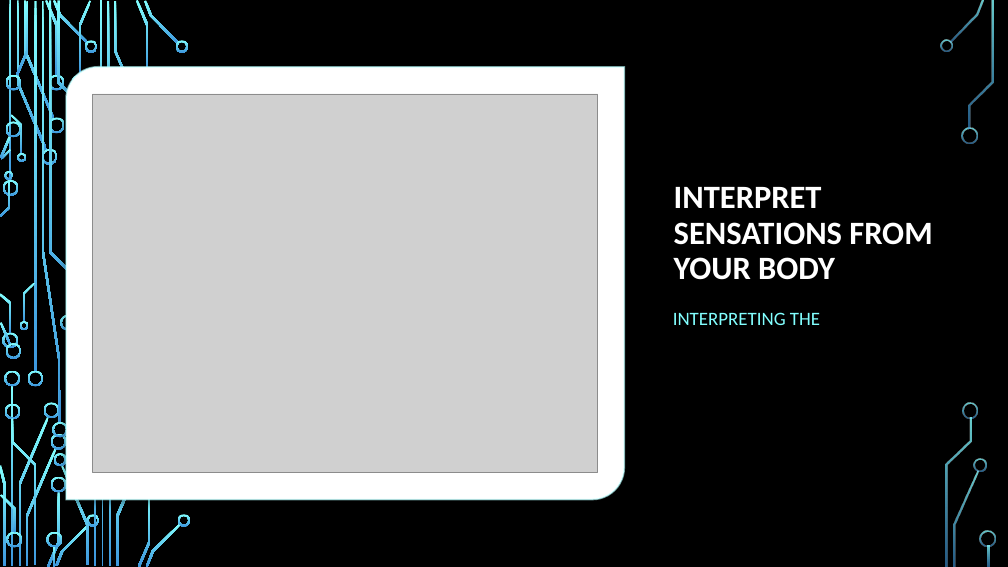
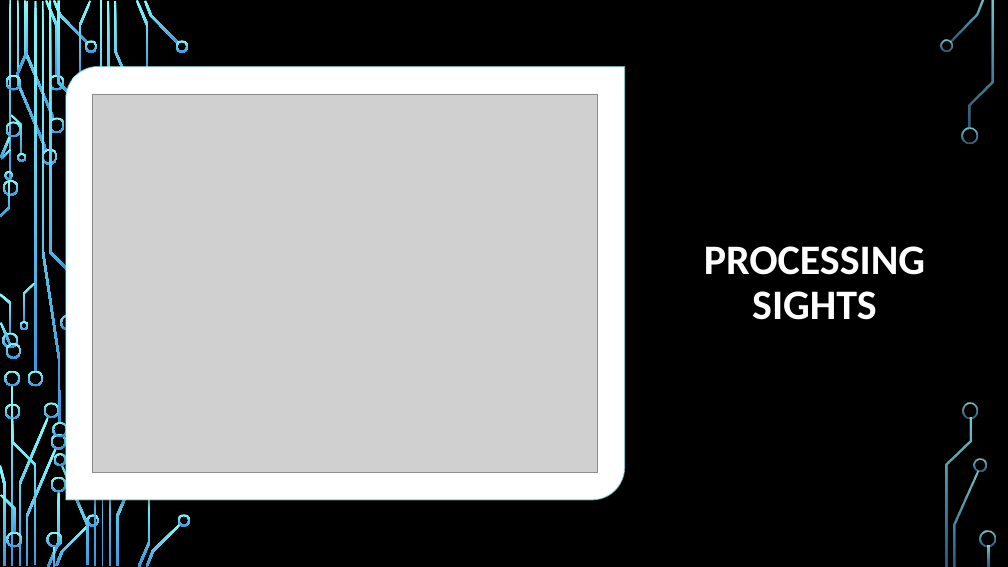
Before and after one commit to MrBardot/Trends-in-Alzheimers-Disease-Fatalities-in-the-United-States-and-Tennessee-from-1999-2018.-, a slide deck: slide 8 of Presentation/Alzheimer’s Disease Trends in the United States.pptx. Drawn at 1008x567 pixels with LibreOffice and Linux fonts; fonts in the diff are those of the drawing; grey boxes stand for pictures; background and template pictures are left out. Boxes give left, top, right and bottom in pixels: in the first picture for what was removed or moved away, otherwise in the second. Text is boxed around its words. In the diff, an @@ line names an element or a change of style, - is before the commit and + after.

```diff
--- a/Presentation/Alzheimer’s Disease Trends in the United States.pptx
+++ b/Presentation/Alzheimer’s Disease Trends in the United States.pptx
@@ title "PROCESSING SIGHTS" at <box>704,246,925,320</box>: vertical alignment bottom to middle @@
@@ title at <box>704,246,925,320</box>: text changed; size 31 to 40 pt @@
-INTERPRET SENSATIONS FROM YOUR BODY
+PROCESSING SIGHTS
@@ text removed at <box>673,312,820,325</box> @@
-  INTERPRETING THE
```
Also in this commit, not shown: 6 other slides changed.
